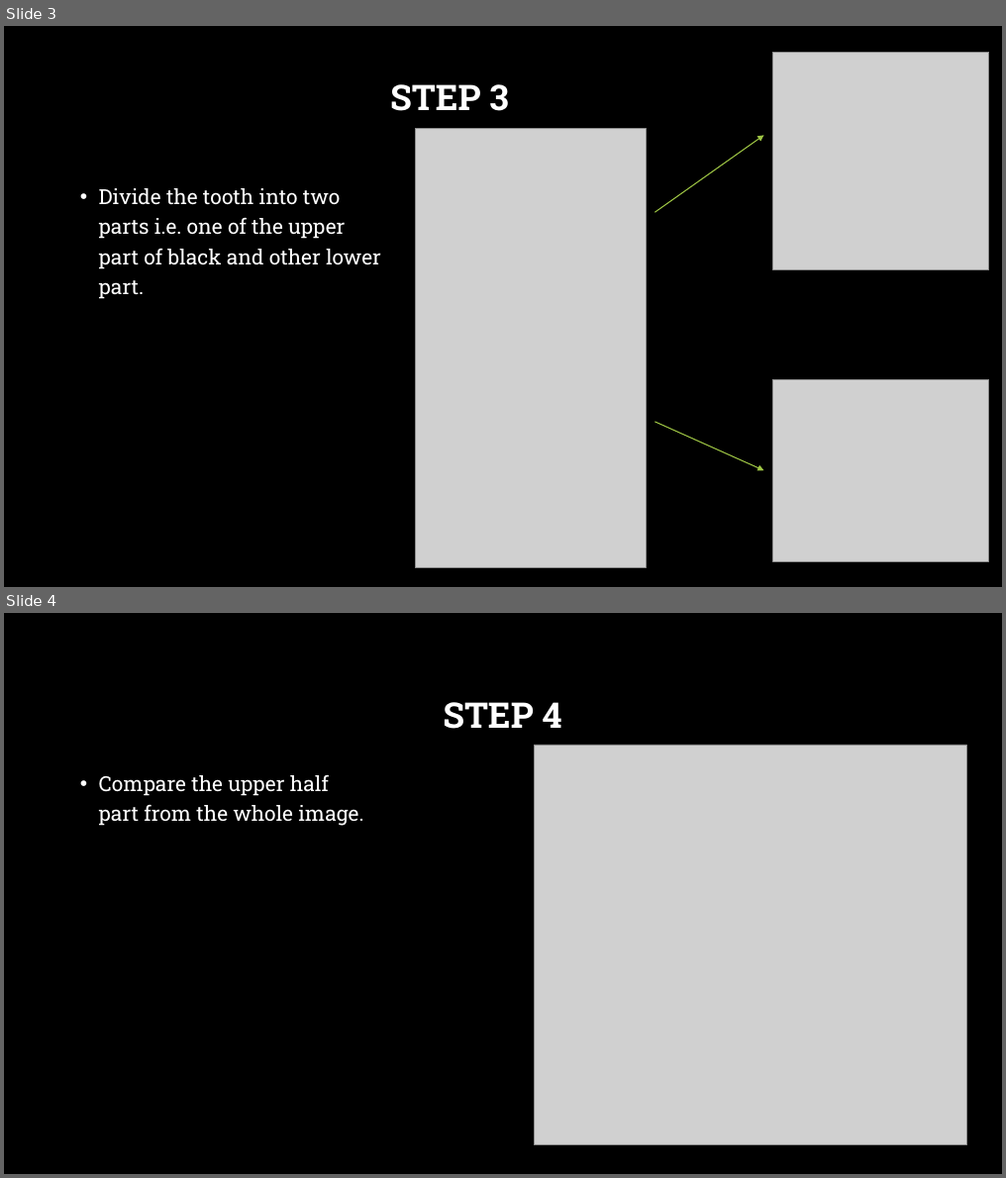
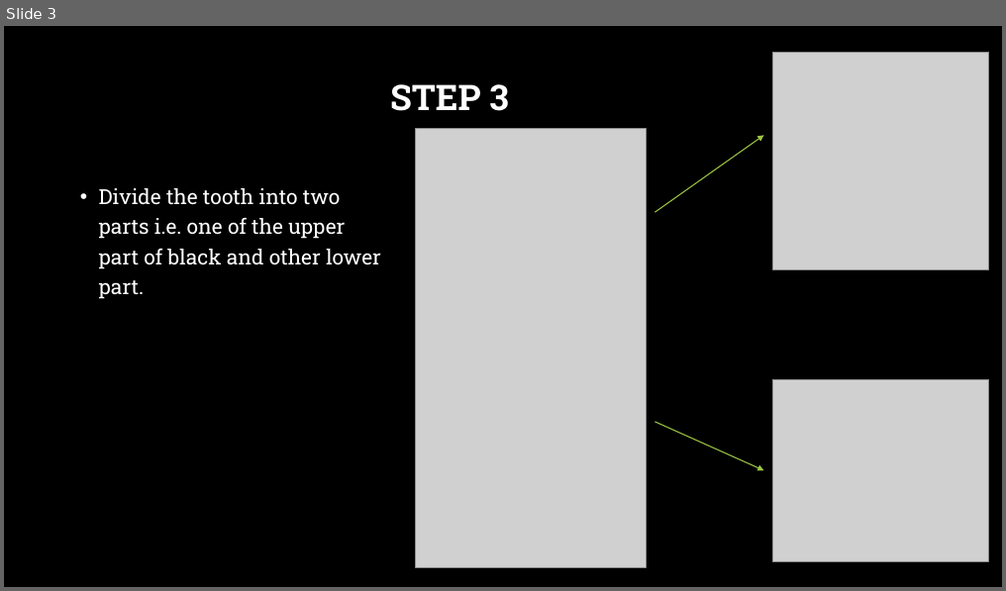
Before and after one commit to abhinavjha98/Python_Image_OpenCV, a slide deck: Tooth filling.pptx. Shown one above the other, each under a label of ours: slides 3 and 4 before the commit, slide 3 after it. The pictures are 1006x1178 and 1006x591 pixels, drawn with LibreOffice and Linux fonts; fonts in the diff are those of the drawing; grey boxes stand for pictures; background and template pictures are left out. Boxes give left, top, right and bottom in pixels: in the first picture for what was removed or moved away, otherwise in the second. Text is boxed around its words. In the diff, an @@ line names an element or a change of style, - is before the commit and + after.

```diff
--- a/Tooth filling.pptx
+++ b/Tooth filling.pptx
@@ slide 4 removed at <box>4,613,1002,1174</box>, background picture (left out) @@
@@ title removed at <box>443,702,562,729</box> @@
-STEP 4
@@ picture removed at <box>534,745,966,1146</box> @@
@@ text removed at <box>99,774,363,826</box> @@
-• Compare the upper half part from the whole image.
```
Also in this commit, not shown: 2 slides changed.
